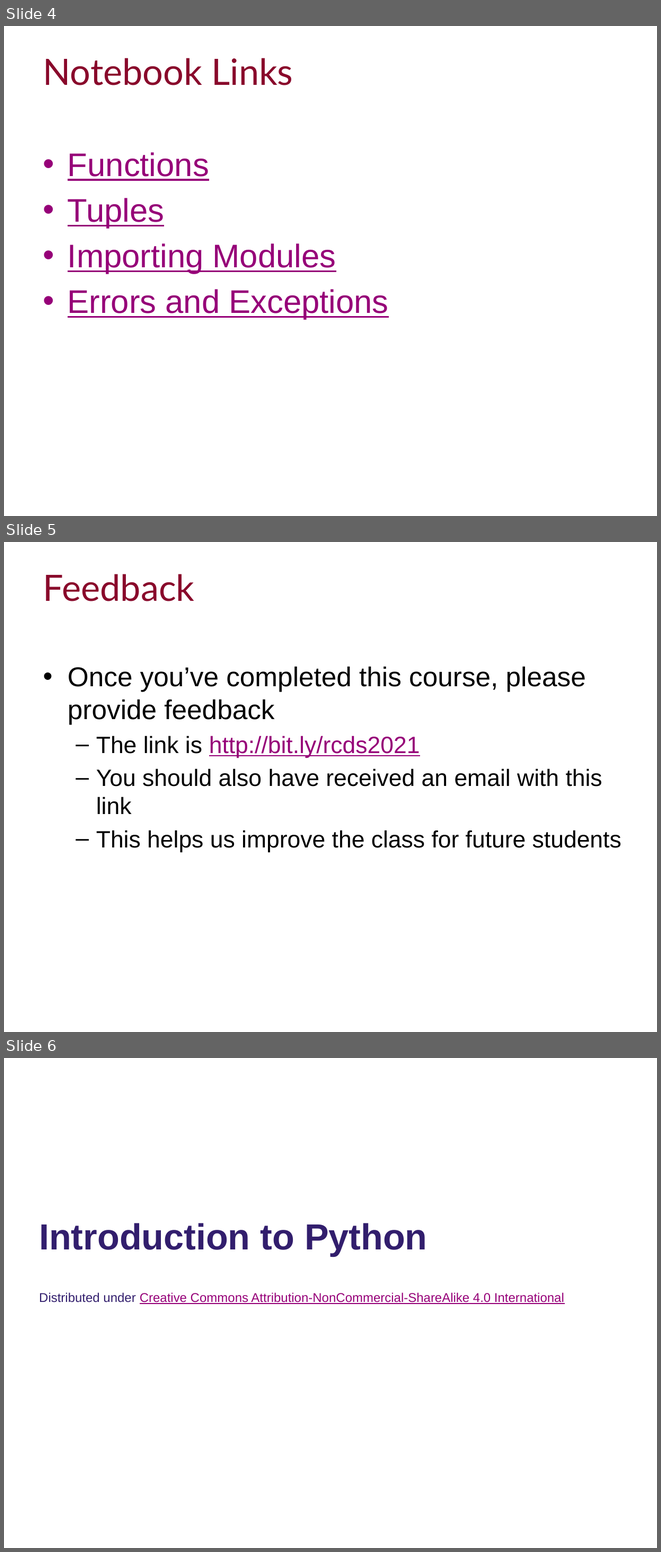
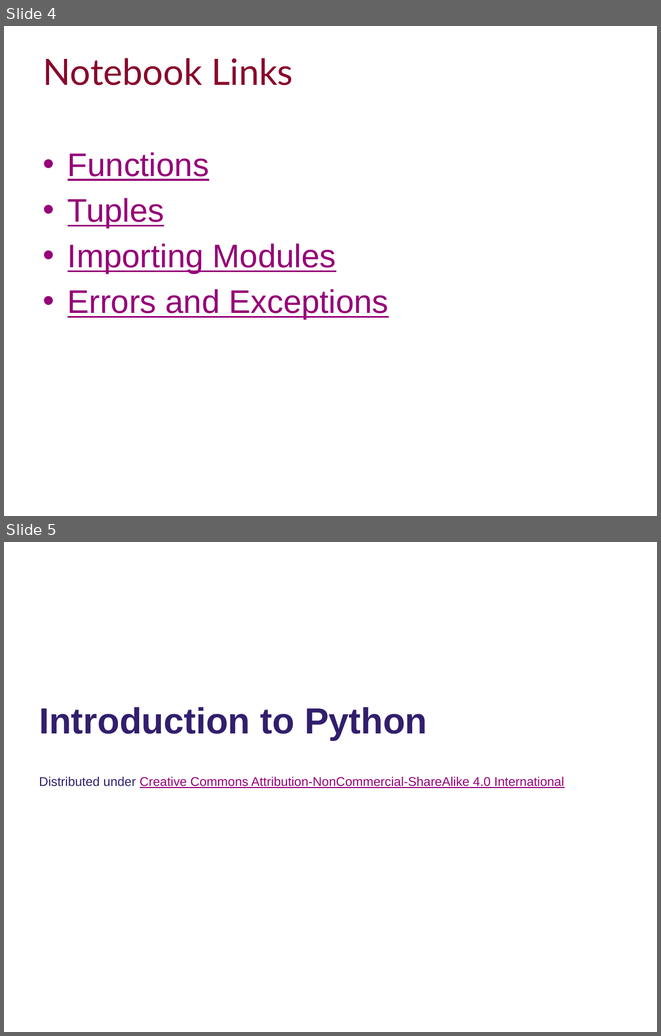
Before and after one commit to cmcooling/Introduction-to-Python, a slide deck: Intro to Python Slides.pptx. Shown one above the other, each under a label of ours: slides 4, 5 and 6 before the commit, slides 4 and 5 after it. The pictures are 661x1552 and 661x1036 pixels, drawn with LibreOffice and Linux fonts; fonts in the diff are those of the drawing; background and template pictures are left out. Boxes give left, top, right and bottom in pixels: in the first picture for what was removed or moved away, otherwise in the second. Text is boxed around its words. In the diff, an @@ line names an element or a change of style, - is before the commit and + after.

```diff
--- a/Intro to Python Slides.pptx
+++ b/Intro to Python Slides.pptx
@@ slide 5 removed at (x1=4, y1=542, x2=657, y2=1032), background #FFFFFF @@
@@ title removed at (x1=43, y1=574, x2=195, y2=601) @@
-Feedback
@@ text removed at (x1=68, y1=666, x2=621, y2=852) @@
-• Once you’ve completed this course, please provide feedback
-  – The link is http://bit.ly/rcds2021
-  – You should also have received an email with this link
-  – This helps us improve the class for future students
@@ what was slide 6 is now slide 5 @@
```
Also in this commit, not shown: 1 slide changed.
